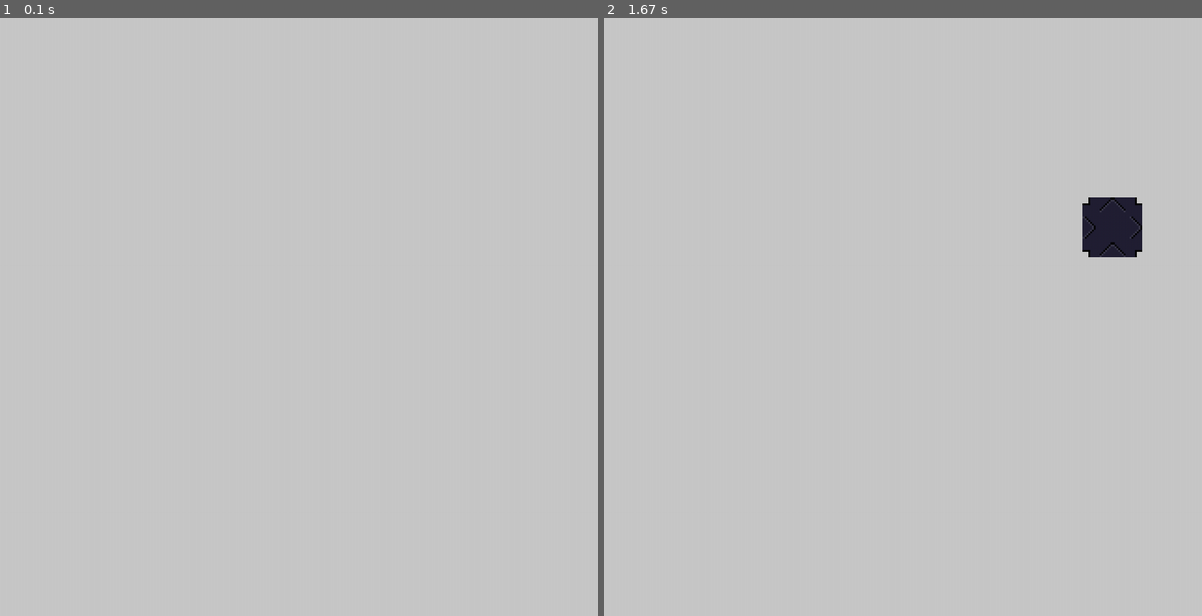
Above: before the commit, frames 1-2 (left to right).
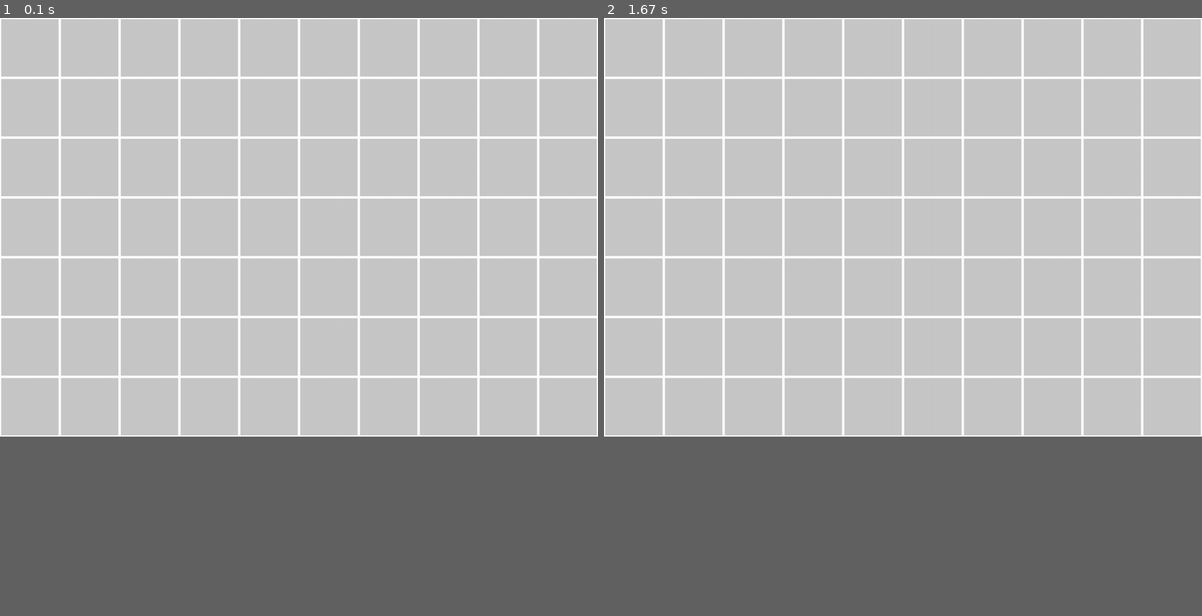
Above: after the commit, the same moments.

Repository: The1stBurb/Factory-GAME
Game: pygame game, started from main.py
The game is run twice, just before and just after one commit, with the same random seed, the same clock (stepped at 60 frames per second) and the same inputs.
Inputs (mouse positions are in pixels of both pictures, inside the frame that each line leads up to):
- Up to frame 1 (0.1 s): no input
- Up to frame 2 (1.67 s): press the mouse at (1094, 215) at 0.37 s; move the mouse to (998, 233) at 0.47 s; release the mouse at (903, 257) at 0.6 s
In our replay, the window is 900x900 before the commit and 900x630 after it. These sizes can differ from the game's own. Grey fills any space a smaller window leaves; there, only what the larger window draws over its background counts as a difference.

The runs differ from the first frame. In frame 1, 6.1% of the frame differs, in the area x 0-100%, y 0-70%; in frame 2, 7.0%.

Commit message:
making CU condesnors work and img gen also

Diff:
--- a/building_code/base.py
+++ b/building_code/base.py
@@ -1,13 +1,39 @@
 import time
+import pygameBases as pb
+import pygame
+sz=100
 #This is the parent class for buildings to inheret from, for ease of use
 class Building:
-    def __init__(self):
+    def __init__(self,x,y):
+        self.x,self.y=x,y
+        self.beltSides=[False,False,False,False]
         self.time=time.time()#for crafting objects and making sure they take the correct amount of time
         # first slot in input, second is output
         self.inv=[None,None]
+        self.img=None#pygame.Surface((sz,sz),pygame.SRCALPHA)
 
     def tick(self,speed):
         #speed is how often to "craft"
         if time.time()-self.time>speed:
             self.time=time.time()
             return True #we will then run the use function
+    def buildImg(self,grid,beltIn,beltOut):
+        up=right=down=left=False
+        if self.y>0 and grid[self.y-1][self.x]!=0:
+            up=1
+        if self.y<len(grid)-1 and grid[self.y+1][self.x]!=0:
+            down=1
+        if self.x>0 and grid[self.y][self.x-1]!=0:
+            left=1
+        if self.x<len(grid[self.y])-1 and grid[self.y][self.x+1]!=0:
+            right=1
+        blankSrfce=pygame.Surface((sz,sz),pygame.SRCALPHA)
+        if self.img!=None:
+            blankSrfce.blit(self.img,(0,0))
+        for rot,i in enumerate([up,left,down,right]):
+            if i==1:
+                blankSrfce.blit(pb.rotate_image(beltIn,(rot-1)*90),(-1 if rot==2 else 0,-1 if rot==1 else 0))
+            elif i==2:
+                blankSrfce.blit(pb.rotate_image(beltOut,(rot-1)*90),(-1 if rot==2 else 0,-1 if rot==1 else 0))
+        self.beltSides=[up,right,down,left]
+        self.img=blankSrfce
--- a/building_code/belt.py
+++ b/building_code/belt.py
@@ -1,7 +1,8 @@
 import time
-from base import Building
+from building_code.base import Building
 class Belt(Building):
-    def __init__(self):
+    def __init__(self,x,y):
+        super().__init__(x,y)
         self.time=time.time()
         self.inv=[]
         self.maxinv=4
--- /dev/null
+++ b/building_code/building.py
@@ -0,0 +1,54 @@
+import time
+from building_code.base import Building
+class CuCond(Building):
+    def __init__(self,x,y,baseImg):
+        super().__init__(x,y)
+        self.img=baseImg
+        self.time=time.time()
+        self.inv=[]
+        self.maxinv=4
+        self.complete=[]
+        self.maxcomp=4
+
+    def tick(self):
+        if time.time()-self.time>1:
+            self.time=time.time()
+            self.craft()
+        if len(self.complete)>0:
+            return (1,0)
+        else:
+            return False
+
+    def craft(self):
+        if len(self.inv)>0 and len(self.complete)<self.maxcomp:
+            self.complete.append(self.inv.pop(0))
+
+    def use(self,other):
+        if len(other.inv)<other.maxinv:
+            other.inv.append(self.complete.pop(0))
+#base class to copy
+# class Belt(Building):
+#     def __init__(self,x,y):
+#         super().__init__(x,y)
+#         self.time=time.time()
+#         self.inv=[]
+#         self.maxinv=
+#         self.complete=[]
+#         self.maxcomp=
+
+#     def tick(self):
+#         if time.time()-self.time>1:
+#             self.time=time.time()
+#             self.craft()
+#         if len(self.complete)>0:
+#             return (1,0)
+#         else:
+#             return False
+
+#     def craft(self):
+#         if len(self.inv)>0 and len(self.complete)<self.maxcomp:
+#             self.complete.append(self.inv.pop(0))
+
+#     def use(self,other):
+#         if len(other.inv)<other.maxinv:
+#             other.inv.append(self.complete.pop(0))
--- a/main.py
+++ b/main.py
@@ -2,11 +2,14 @@
 from keep import *
 import pygameBases as pb
 from save_code.comPile import runPiler
+from building_code.base import sz
+import building_code.belt as belt
+import building_code.building as build
 #comments should consist of, what does this do, why is it here, when is it used
 pygame.init()
 pygame.mixer.init()
 X = 1000
-Y = 1000
+Y = 700
 screen = pygame.display.set_mode((X, Y),pygame.RESIZABLE)#,pygame.FULLSCREEN)
 clk=pygame.time.Clock()
 pygame.font.init()
@@ -19,47 +22,31 @@
         # self.msOnClk=pygame.mixer.Sound('sound_file.wav')
         # self.msYes=pygame.mixer.Sound('sound_file.wav')
         # self.msNo=pygame.mixer.Sound('sound_file.wav')
+        self.mute=True
     def runAmb(self):
-        if not pygame.mixer.music.get_busy():
+        if not pygame.mixer.music.get_busy() and not self.mute:
             self.ambOn=random.randint(0,len(self.ambient)-1)
             pygame.mixer.music.load(self.ambient[self.ambOn])
             pygame.mixer.music.play()
             print(self.ambient[self.ambOn])
 sfx=SFXRunner()
-#size of images
-sz=100
-beltIn=pb.imgGit("img\\belts\\in.png",sz,sz)
-beltOut=pb.imgGit("img\\belts\\out.png",sz,sz)
-class belt:
-    def __init__(self,x,y,up=False,right=False,down=False,left=False):
-        print(up,right,down,left)
-        self.img=self.buildImg(up,right,down,left)
-        self.x,self.y=x,y
-    def buildImg(self,up,right,down,left):
-        if up==False and right==False and down==False and left==False:#not (up or right or down or left):
-            return pb.imgGit("img\\belts\\belt_22.png",sz,sz)
-        blankSrfce=pygame.Surface((sz,sz),pygame.SRCALPHA)
-        for rot,i in enumerate([up,left,down,right]):
-            if i==1:
-                blankSrfce.blit(pb.rotate_image(beltIn,(rot-1)*90),(0,0))
-            elif i==2:
-                blankSrfce.blit(pb.rotate_image(beltOut,(rot-1)*90),(0,0))
-        return blankSrfce
-    def disp(self):
-        screen.blit(self.img,(self.x*sz,self.y*sz))
-belts=[]
 class item:
     def __init__(self,location,name,price,idd):
         self.img=pb.imgGit(location,20,20)
         self.name=name
         self.price=price
         self.idd=idd
+#size of images
+beltIn=pb.imgGit("img\\belts\\in.png",sz,sz)
+beltOut=pb.imgGit("img\\belts\\out.png",sz,sz)
+beltIn=pb.imgGit("img\\belts\\in.png",sz,sz)
+beltOut=pb.imgGit("img\\belts\\out.png",sz,sz)
 items=[item("img\\items\\RawCu.png","Raw Copper",0.50,0),item("img\\items\\RefinedCu.png","Refined Copper",1.50,1),]
 #list of image for ease of use and stuff lol
 imgs=[]#{"build":[],"belt":[],"icon":[],"item":[],"other":[]}
 #raw for easy convert
 rawImg={"building":["CuCond","FeCond","Sell"]}
-#raw to img convert
+#raw to img convert1
 for i in rawImg:
     for j in rawImg[i]:
         imgs.append(pb.imgGit(f"img\\{i}\\{j}.png",sz,sz),)
@@ -69,7 +56,7 @@
 def buildGrid(widh,high):
     global grid
     for i in range(widh):
-        grid.append(["blank" for j in range(widh)])
+        grid.append([0 for j in range(widh)])
 #anything in that is "setup" goes here
 def setup():
     buildGrid(50,50)
@@ -79,6 +66,9 @@
 pms=[0,0]#past mouse for dragging
 drag=False
 buttons=[False,False,False]
+types=0
+up,right,down,left=pygame.K_UP,pygame.K_RIGHT,pygame.K_DOWN,pygame.K_LEFT
+n1,n2,n3,n4,n5,n6,n7,n8,n9,n0=pygame.K_1,pygame.K_2,pygame.K_3,pygame.K_4,pygame.K_5,pygame.K_6,pygame.K_7,pygame.K_8,pygame.K_9,pygame.K_0
 while True:
     screen.fill((200,200,200))
     # mbt=1
@@ -93,7 +83,10 @@
             quit()
         elif i.type==pygame.KEYDOWN and i.key==pygame.K_RIGHT:
             pygame.mixer.music.stop()
-
+    if keys[n0]:
+        types=0
+    elif keys[n1]:
+        types=1
     #this is drag
     if buttons[2]:
         grd=[grd[0]+(ms[0]-pms[0]),grd[1]+(ms[1]-pms[1])]
@@ -104,18 +97,34 @@
     elif buttons[0] and not pbtn[0]:
         rx=(ms[0]-grd[0])//sz
         ry=(ms[1]-grd[1])//sz
-        grid[ry][rx]=f"belt{len(belts)}"
+        # grid[ry][rx]=f"belt{len(belts)}"
+        if types==0:
+            grid[ry][rx]=belt.Belt(rx,ry)
+        elif types==1:
+            grid[ry][rx]=build.CuCond(rx,ry)
+        grid[ry][rx].buildImg(grid,beltIn,beltOut)
+        if ry>0 and grid[ry-1][rx]!=0:
+            grid[ry-1][rx].buildImg(grid,beltIn,beltOut)
+        if ry<len(grid)-1 and grid[ry+1][rx]!=0:
+            grid[ry+1][rx].buildImg(grid,beltIn,beltOut)
+        if rx>0 and grid[ry][rx-1]!=0:
+            grid[ry][rx-1].buildImg(grid,beltIn,beltOut)
+        if rx<len(grid[ry])-1 and grid[ry][rx+1]!=0:
+            grid[ry][rx+1].buildImg(grid,beltIn,beltOut)
         # print(grid[ry][rx][:-1])
-        belts.append(belt(rx,ry,1 if ry>0 and "belt"in grid[ry-1][rx] else 0,1 if rx<len(grid[ry])-1 and "belt"in grid[ry][rx+1] else 0,1 if ry<len(grid)-1 and "belt"in grid[ry+1][rx] else 0,1 if rx>0 and "belt"in grid[ry][rx-1] else 0,))
-        for i in range(len(belts)):
-            if math.sqrt((rx-belts[i].x)**2+(ry-belts[i].y)**2)<2:
-                belts[i].img=belts[i].buildI …(312 unchanged characters)…
-    for blt in belts:
-        blt.disp()
+    #     belts.append(belt(rx,ry,1 if ry>0 and "belt"in grid[ry-1][rx] else 0,1 if rx<len(grid[ry])-1 and "belt"in grid[ry][rx+1] else 0,1 if ry<len(grid)-1 and "belt"in grid[ry+1][rx] else 0,1 if rx>0 and "belt"in grid[ry][rx-1] else 0,))
+    #     for i in range(len(belts)):
+    #         if math.sqrt((rx-belts[i].x)**2+(ry-belts[i].y)**2)<2:
+    #             belts[i].img=belts[i].buildI …(312 unchanged characters)…
+    # for blt in belts:
+    #     blt.disp()
     # #display grid
-    # for y,i in enumerate(grid):
-    #     for x,j in enumerate(i):
-    #         pb.image(screen,imgs[j],x*sz+grd[0],y*sz+grd[1])
+    for y,i in enumerate(grid):
+        for x,j in enumerate(i):
+            pb.rect(screen,x*sz+grd[0],y*sz+grd[1],sz,sz,width=2)
+            if j!=0:
+                pb.image(screen,j.img,x*sz+grd[0],y*sz+grd[1])
+            # pb.image(screen,imgs[j],x*sz+grd[0],y*sz+grd[1])
     pygame.display.flip()
 
     sfx.runAmb()
--- a/pygameBases.py
+++ b/pygameBases.py
@@ -22,9 +22,9 @@
     rot_image = rot_image.subsurface(rot_rect).copy()
     return rot_image
 #create a rectanngle
-def rect(screen,x,y,w,h,col=(255,255,255)):
+def rect(screen,x,y,w,h,col=(255,255,255),width=0):
     # print(col)
-    pygame.draw.rect(screen, col, pygame.Rect(x, y, w, h))
+    pygame.draw.rect(screen, col, pygame.Rect(x, y, w, h),width)
 #write text
 def text(screen,font,txt,x,y,col=(0,0,0)):
     screen.blit(font.render(txt, True, col),(x,y))
